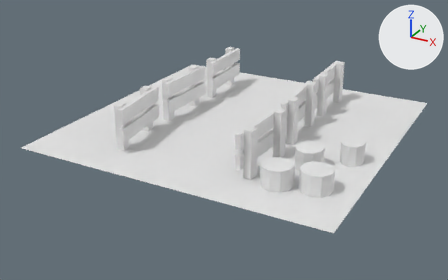
What one commit did to the Blender file portal.blend.
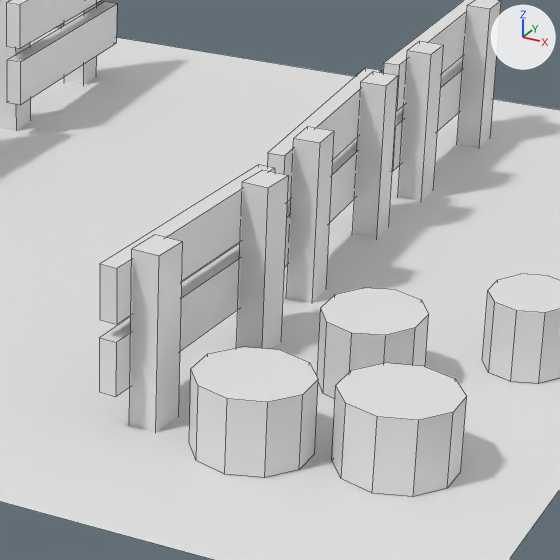
Old and new are each drawn whole from a camera (50 mm lens) standing at (3.63, -7.1, 3.29) and looking at (-0.13, -0.26, -0.12) and again close up on the part from 46% to 81% of the width and 22% to 77% of the height. Lighting does not change. The marker at upper right points along +X, +Y and +Z. The close-ups show mesh edges as thin lines.
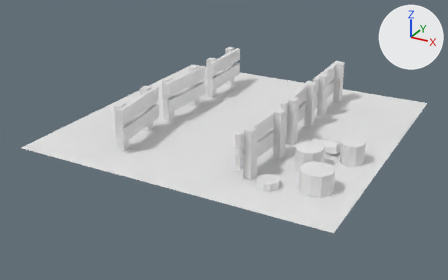
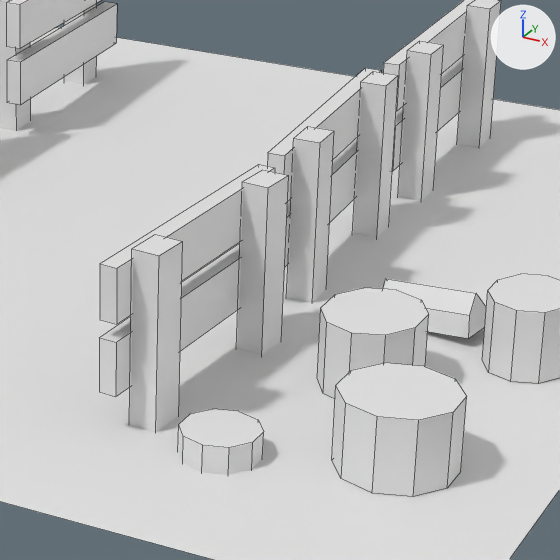
Boxes (x1, y1, x2, y2) around the edits, measured in the close-ups (560 x 560 px):
'Cylinder.002', moved, rescaled
    before: (189, 347, 318, 478)
    after: (178, 409, 264, 475)
'Cylinder.004', added
    after: (383, 279, 486, 339)

The change, as a list of edits to the scene's bpy script:
```text
Add me_cylinder_004:
    me_cylinder_004.from_pydata([(0.0, 0.0, -1.0), (0.0, 0.0, 1.0), (0.78, 0.62, -1.0), (0.78, 0.62, 1.0), (0.97, 0.22, -1.0), (0.97, 0.22, 1.0), (0.97, -0.22, -1.0), (0.97, -0.22, 1.0)], [], [(5, 3, 1, 7), (0, 2, 4), (0, 6, 7, 1), (2, 3, 5, 4), (0, 4, 6), (2, 0, 1, 3), (4, 5, 7, 6)])
Change ob_cylinder_002:
    ob_cylinder_002.location: (-0.122, -0.603, 0.202) -> (0.237, -0.948, 0.07)
    ob_cylinder_002.scale: (0.984, 0.984, 0.322) -> (0.66, 0.66, 0.216)
Add ob_cylinder_004:
    ob_cylinder_004 = bpy.data.objects.new('Cylinder.004', me_cylinder_004)
    ob_cylinder_004.location = (1.372, -0.194, 0.064)
    ob_cylinder_004.rotation_euler = (-1.406, -0.631, 4.418)  # degrees (-81, -36, 253)
    ob_cylinder_004.scale = (0.178, 0.178, 0.178)
```
